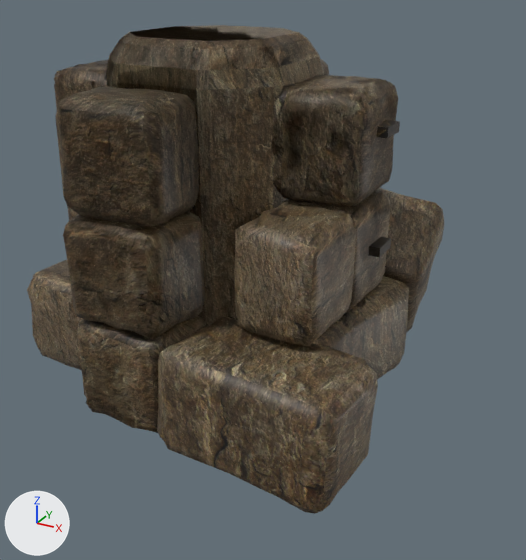
What one commit did to the glTF model Assets/environment/walls.glb.
Before and after are seen from a 50 mm camera at (1.148, -1.805, 1.187) aimed at (0.148, 0.014, 0.277). The axes (+X, +Y, +Z) are drawn at lower left. The lights are the same throughout. The first picture is the older version. Where no turn or scale is listed for an object, it has been applied to the vertices. Vertices at exactly the same position are counted once.

Before the edit, the objects in view are built like this:
```python
me_brokenwall = bpy.data.meshes.new('BrokenWall')
me_brokenwall.from_pydata(...)  # 1570 vertices, 3112 faces; spans x -0.556..0.658, y -0.585..0.696, z -0.053..0.6
me_brokenwall.materials.append(mat_stone)  # picture img_wall_stone
me_wall = bpy.data.meshes.new('Wall')
me_wall.from_pydata(...)  # 1570 vertices, 3112 faces; spans x -0.512..0.511, y -0.168..0.169, z -0.013..0.901
me_wall.materials.append(mat_stone)  # picture img_wall_stone
me_wall_tee = bpy.data.meshes.new('Wall-tee')
me_wall_tee.from_pydata(...)  # 1790 vertices, 3540 faces; spans x -0.516..0.519, y -0.533..0.28, z -0.005..1.003
me_wall_tee.materials.append(mat_stone)  # picture img_wall_stone
ob_brokenwall = bpy.data.objects.new('BrokenWall', me_brokenwall)
ob_brokenwall.location = (0.0, 0.0, 0.0)
ob_wall = bpy.data.objects.new('Wall', me_wall)
ob_wall.location = (0.0, 0.0, 0.0)
ob_wall_tee = bpy.data.objects.new('Wall-tee', me_wall_tee)
ob_wall_tee.location = (0.0, 0.0, 0.0)
# also in view: 'Wall-cross' at (0.002, -0.005, 0.499); 'Wall-corner' at (-0.118, -0.126, 0.499); 'Fence' at (0.004, 0.0, 0.442); 'Wall-sides' at (0.002, 0.0, 0.499); 'Wall-end' at (-0.118, 0.0, 0.501)
```
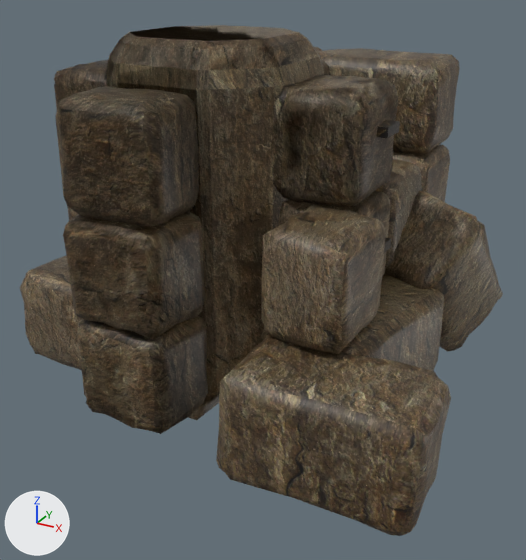
What differs and where, as boxes (x1, y1, x2, y2) in the pictures (526 x 560 px; the box of a moved part takes in the faces that stretch with it):
```json
{"object": "BrokenWall", "change": "reshaped", "before": [27, 188, 444, 514], "after": [20, 191, 503, 536], "on screen": "16% wider"}
{"object": "Steps", "change": "added", "after": [314, 47, 460, 267], "on screen": "brown"}
{"part": 1, "of": "me_brokenwall", "change": "moved or reshaped", "before": [27, 260, 82, 370], "after": [20, 255, 82, 370]}
{"part": 2, "of": "me_brokenwall", "change": "moved or reshaped", "before": [312, 276, 409, 379], "after": [341, 274, 444, 371]}
{"part": 3, "of": "me_brokenwall", "change": "moved or reshaped", "before": [376, 188, 444, 333], "after": [384, 191, 503, 352]}
{"part": 4, "of": "me_brokenwall", "change": "moved or reshaped", "before": [157, 316, 378, 514], "after": [216, 335, 451, 536]}
{"part": 5, "of": "me_brokenwall", "change": "moved or reshaped", "before": [234, 200, 357, 347], "after": [261, 204, 386, 354]}
```

The change, as JSON lines over the scene's bpy script:
```json
{"block": "me_brokenwall", "where": "# used by ob_brokenwall; location = (0.0, 0.0, 0.0)"}
{"op": "remove", "block": "me_brokenwall", "code": "me_brokenwall.from_pydata(...)  # 1570 vertices, 3112 faces; spans x -0.556..0.658, y -0.585..0.696, z -0.053..0.6"}
{"op": "add", "block": "me_brokenwall", "code": "me_brokenwall.from_pydata(...)  # 1570 vertices, 3112 faces; spans x -0.556..0.842, y -0.589..0.718, z -0.053..0.6"}
{"block": "me_brokenwall", "change": "me_brokenwall part 1: the loose piece of 238 vertices spanning x -0.512..-0.196, y -0.362..0.158, z -0.012..0.299 is moved by (-0.031, 0.0, 0.0)"}
{"block": "me_brokenwall", "change": "me_brokenwall part 2: the loose piece of 238 vertices spanning x 0.186..0.569, y -0.273..0.27, z -0.013..0.3 is moved by (0.108, 0.0, 0.0)"}
{"block": "me_brokenwall", "change": "me_brokenwall part 3: the loose piece of 238 vertices spanning x 0.202..0.592, y 0.17..0.696, z -0.053..0.515 is turned -29.3 degrees about the z axis through its middle, then moved by (0.17, 0.0, 0.0)"}
{"block": "me_brokenwall", "change": "me_brokenwall part 4: the loose piece of 238 vertices spanning x 0.135..0.658, y -0.585..-0.258, z -0.018..0.307 is turned 7.5 degrees about the z axis through its middle, then moved by (0.185, 0.0, 0.0)"}
{"block": "me_brokenwall", "change": "me_brokenwall part 5: the loose piece of 190 vertices spanning x 0.25..0.508, y -0.387..-0.066, z 0.289..0.6 is moved by (0.078, 0.0, 0.0)"}
{"op": "add", "block": "me_brick_050", "code": ["me_brick_050 = bpy.data.meshes.new('Brick.050')", "me_brick_050.from_pydata(...)  # 3044 vertices, 6032 faces; spans x -0.512..0.511, y -0.144..0.81, z -0.015..0.901", "me_brick_050.materials.append(mat_stone)  # picture img_wall_stone"]}
{"op": "add", "block": "ob_steps", "code": ["ob_steps = bpy.data.objects.new('Steps', me_brick_050)", "ob_steps.location = (0.0, 0.0, 0.0)"]}
```
